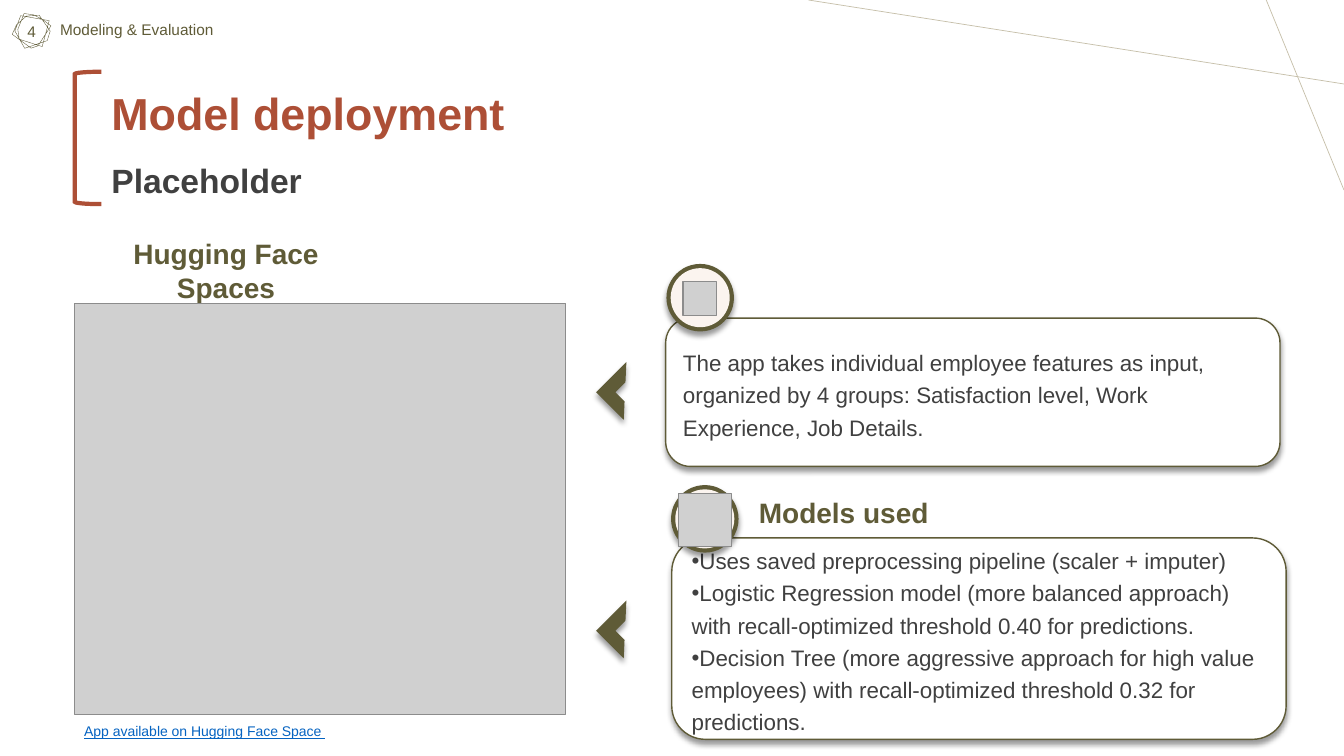
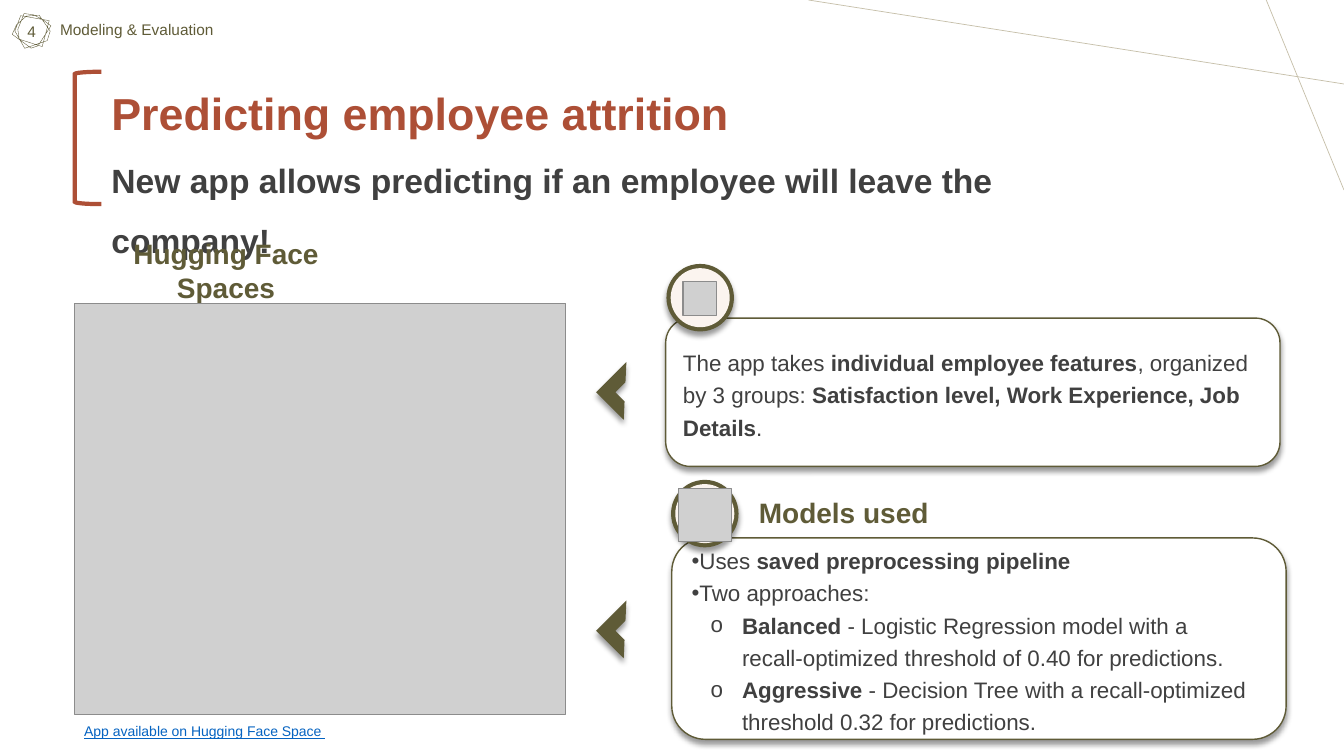
Before and after one commit to filipe-carmo/EDSB25_10, a slide deck: slide 13 of reports/EDSB25_10_EmployeeAttrition.pptx (slide 14 before the commit). Drawn at 1344x756 pixels with LibreOffice and Linux fonts; fonts in the diff are those of the drawing; grey boxes stand for pictures; background and template pictures are left out. Boxes give left, top, right and bottom in pixels: in the first picture for what was removed or moved away, otherwise in the second. Text is boxed around its words. In the diff, an @@ line names an element or a change of style, - is before the commit and + after.

```diff
--- a/reports/EDSB25_10_EmployeeAttrition.pptx
+++ b/reports/EDSB25_10_EmployeeAttrition.pptx
@@ text at [111, 97, 992, 200]: text changed; size 32 to 24 pt; text colour #AD4F36 to #404040 @@
-Model deployment
-Placeholder
+Predicting employee attrition
+New app allows predicting if an employee will leave the company!
@@ text in rounded rectangle at [683, 354, 1248, 436]: text changed; bold on @@
-The app takes individual employee features as input, organized by 4 groups: Satisfaction level, Work Experience, Job Details.
+The app takes individual employee features, organized by 3 groups: Satisfaction level, Work Experience, Job Details.
@@ 2 ellipses, 1 picture: place and size @@
-2 ellipses, 1 picture at [671, 486, 738, 553]
+2 ellipses, 1 picture at [671, 481, 738, 547]
@@ text in rounded rectangle at [692, 550, 1246, 735]: text changed @@
-• Uses saved preprocessing pipeline (scaler + imputer)
-• Logistic Regression model (more balanced approach) with recall‑optimized threshold 0.40 for predictions.
-• Decision Tree (more aggressive approach for high value employees) with recall‑optimized threshold 0.32 for predictions.
+• Uses saved preprocessing pipeline
+• Two approaches:
+  o Balanced - Logistic Regression model with a recall‑optimized threshold of 0.40 for predictions.
+  o Aggressive - Decision Tree with a recall‑optimized threshold 0.32 for predictions.
```
Also in this commit, not shown: 4 other slides changed.
